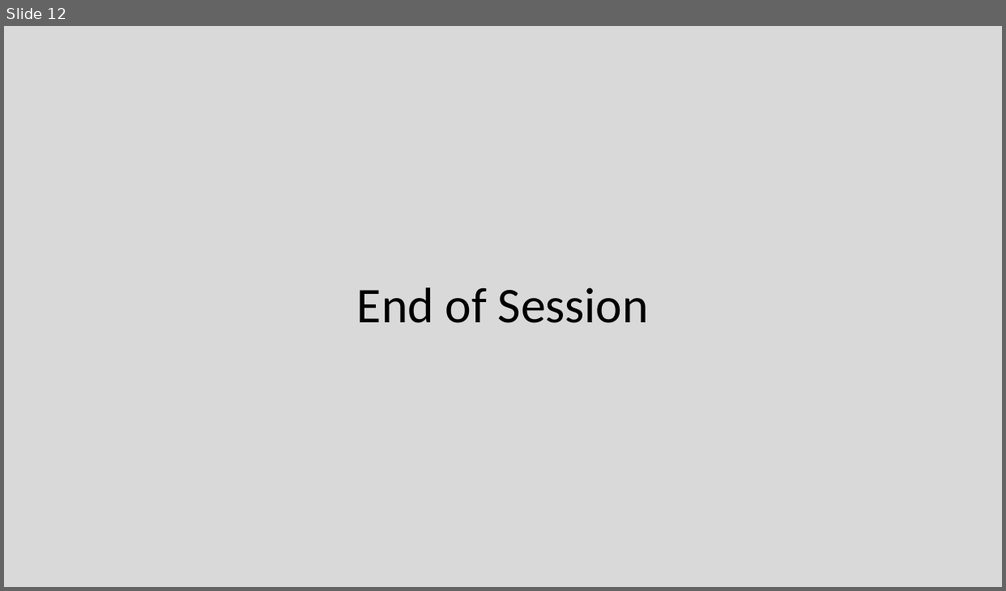
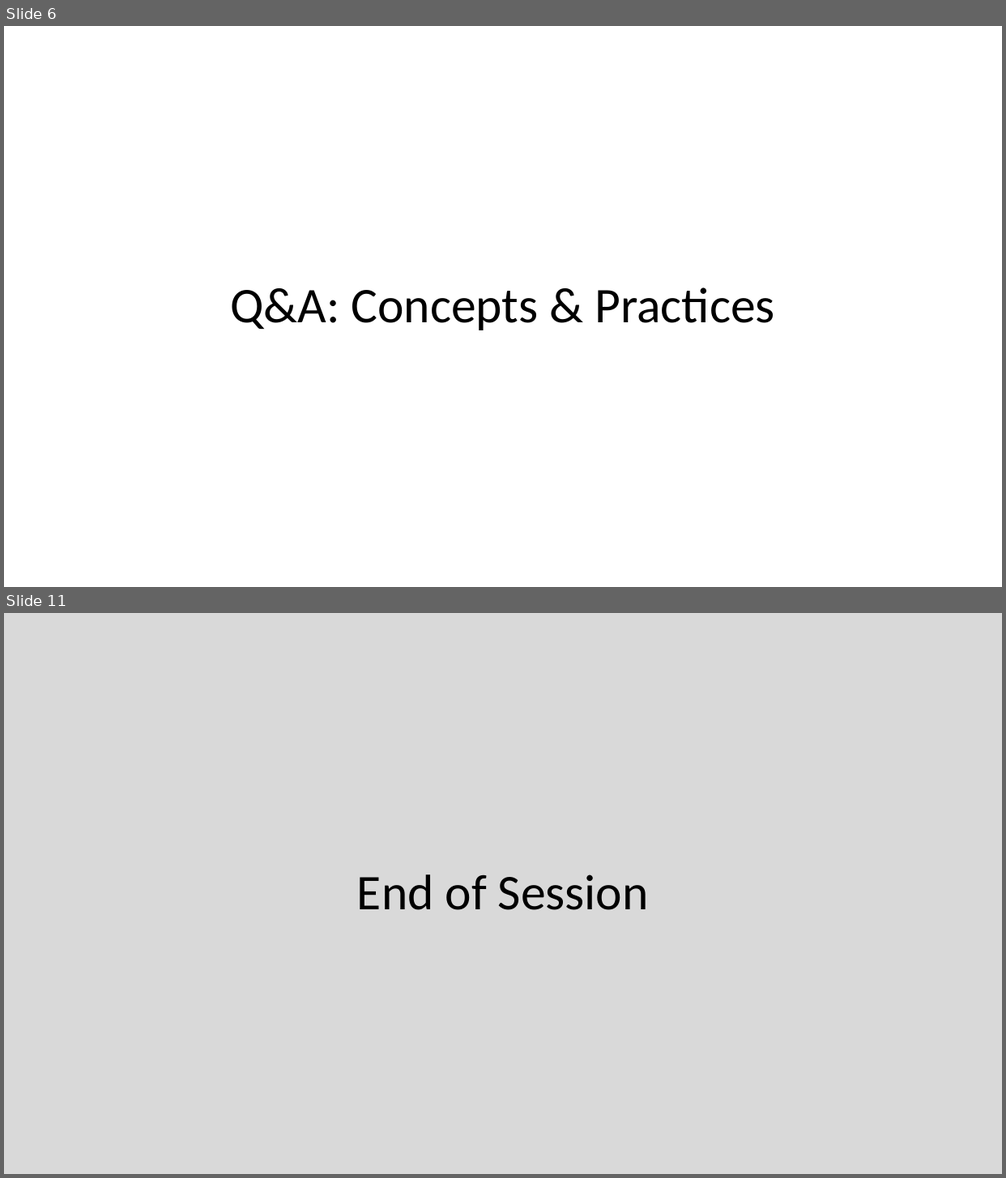
Before and after one commit to EricJPogue/CPSC-24500, a slide deck: lecture-slides/2019-09-06-oop.pptx. Shown one above the other, each under a label of ours: slide 12 before the commit, slides 6 and 11 after it; the slides between them are not shown. The pictures are 1006x591 and 1006x1178 pixels, drawn with LibreOffice and Linux fonts; fonts in the diff are those of the drawing. Boxes give left, top, right and bottom in pixels: in the first picture for what was removed or moved away, otherwise in the second. Text is boxed around its words. In the diff, an @@ line names an element or a change of style, - is before the commit and + after.

```diff
--- a/lecture-slides/2019-09-06-oop.pptx
+++ b/lecture-slides/2019-09-06-oop.pptx
@@ slide 6 added at (x1=4, y1=26, x2=1002, y2=587), background #FFFFFF @@
@@ title added at (x1=230, y1=288, x2=774, y2=331), 48 pt, text #000000 @@
+Q&A: Concepts & Practices
@@ what was slide 12 is now slide 11 @@
```
Also in this commit, not shown: 4 slides changed, 5 other slides added, 10 slides removed, 1 other file.
